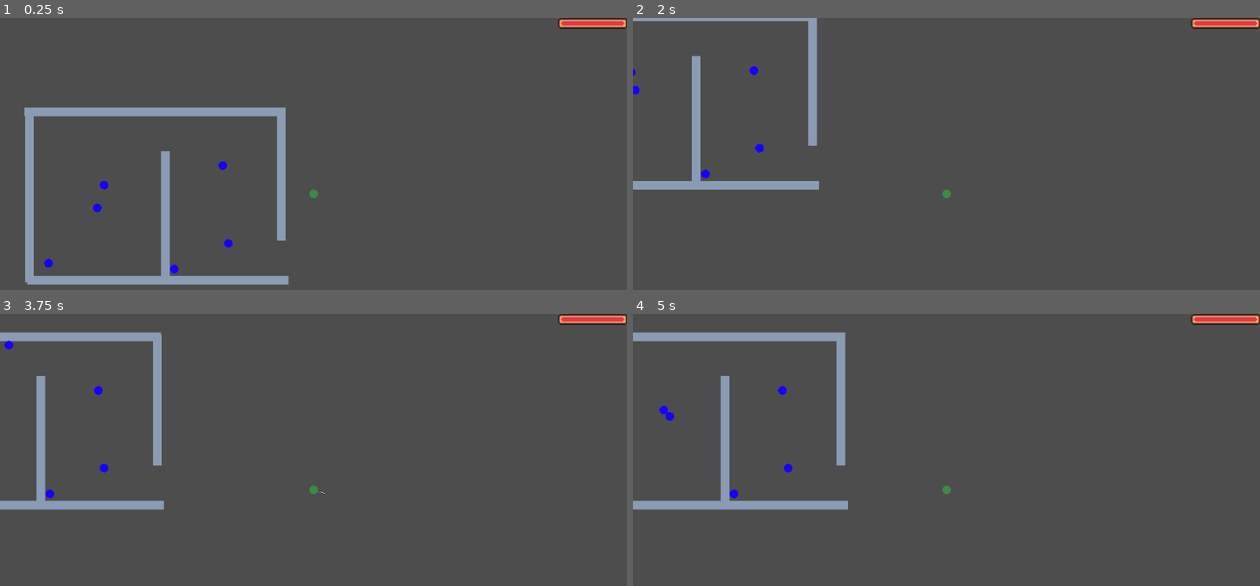
Above: before the commit, frames 1-4 (two rows, left to right).
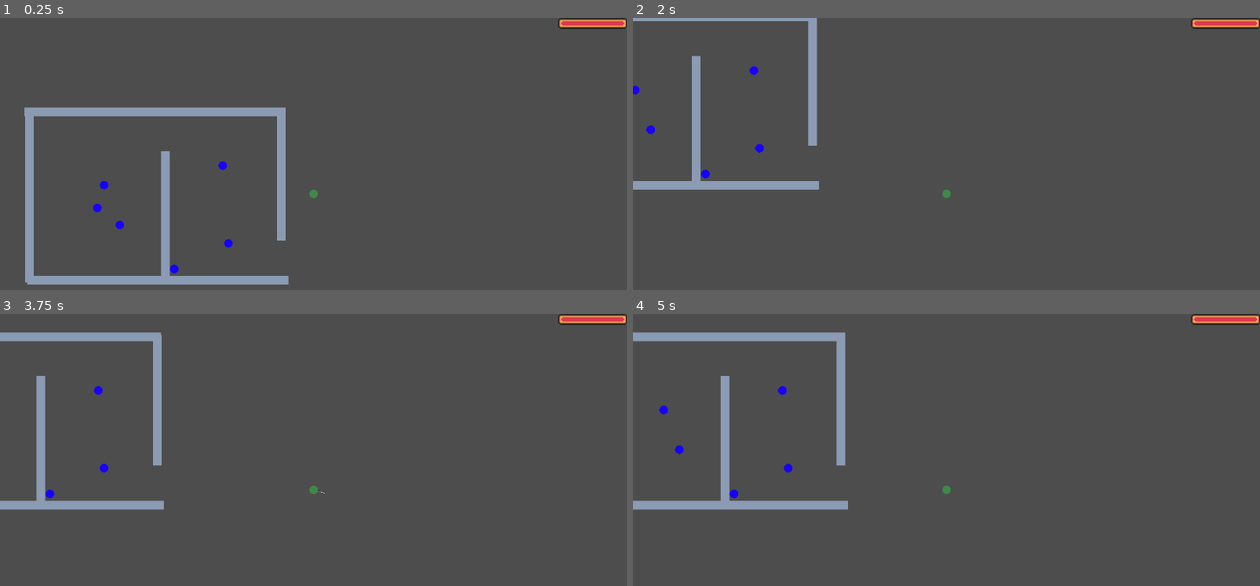
Above: after the commit, the same moments.

Repository: whocares-abt/fast-pace
Game: Godot game, scene res://Scenes/debug_map.tscn
The game is run twice, just before and just after one commit, with the same random seed, the same clock (stepped at 60 frames per second) and the same inputs.
Inputs (mouse positions are in pixels of both pictures, inside the frame that each line leads up to):
- Up to frame 1 (0.25 s): no input
- Up to frame 2 (2 s): move the mouse to (1084, 175) at 0.52 s; hold D (move_right) 0.53-1.28 s; hold Right mouse button (ability) 0.53-1.28 s; move the mouse to (821, 211) at 1.27 s; hold S (move_down) from 1.28 s (still down); click (821, 211) at 1.35 s
- Up to frame 3 (3.75 s): move the mouse to (376, 411) at 2.02 s; release S (move_down) at 2.03 s; hold D (move_right) 2.03-2.78 s; hold Shift (bullet_time) 2.03-2.78 s; move the mouse to (282, 561) at 2.77 s; hold W (move_up) 2.78-3.53 s; right-click (282, 561) at 2.85 s; move the mouse to (501, 542) at 3.52 s; press the mouse at (501, 542) at 3.53 s; hold A (move_left) from 3.53 s (still down)
- Up to frame 4 (5 s): keep holding A (move_left); move the mouse to (758, 436) at 4.27 s; release the mouse at (758, 436) at 4.28 s; tap Shift (bullet_time) at 4.35 s

The runs differ from the first frame. In frame 1, less than 0.1% of the frame differs, in the area x 7-20%, y 74-92%; in frame 2, less than 0.1%; in frame 3, less than 0.1%; in frame 4, less than 0.1%, in the area x 5-9%, y 36-52%.

Commit message:
Debugged enemy patrol
Enemy still had velocity and was moving independently of patrol path thus changing it's position and rotation relative to path

Diff:
--- /dev/null
+++ b/Resources/Patrols/debug_map_patrol_2.tres
@@ -0,0 +1,7 @@
+[gd_resource type="Curve2D" format=3 uid="uid://dxle0d5do3eli"]
+
+[resource]
+_data = {
+"points": PackedVector2Array(0, 0, 0, 0, -593.45013, 334.60486, 0, 0, 0, 0, -598.7112, -228.331, 0, 0, 0, 0, -163.09357, -229.38321, 0, 0, 0, 0, -172.5635, 325.13492, 0, 0, 0, 0, -593.45013, 334.60486)
+}
+point_count = 5
--- a/Scenes/AI/patrol_path.tscn
+++ b/Scenes/AI/patrol_path.tscn
@@ -1,9 +1,20 @@
-[gd_scene load_steps=2 format=3 uid="uid://4lipgn085g6v"]
+[gd_scene load_steps=3 format=3 uid="uid://4lipgn085g6v"]
 
 [ext_resource type="Script" uid="uid://t8njqhiyhehh" path="res://Scripts/AI/patrol_path.gd" id="1_cptgr"]
+[ext_resource type="Curve2D" uid="uid://dxle0d5do3eli" path="res://Resources/Patrols/debug_map_patrol_2.tres" id="1_ndmey"]
 
 [node name="PatrolPath" type="Path2D"]
 scale = Vector2(0.9503747, 0.9503747)
+curve = ExtResource("1_ndmey")
 script = ExtResource("1_cptgr")
 
 [node name="PatrolStart" type="Node2D" parent="."]
+
+[node name="PathFollow2D" type="PathFollow2D" parent="."]
+position = Vector2(-593.71606, 314.7132)
+rotation = -1.5801418
+progress = 19.741707
+h_offset = -0.08
+rotates = false
+
+[node name="Sprite2D" type="Sprite2D" parent="PathFollow2D"]
--- a/Scenes/debug_map.tscn
+++ b/Scenes/debug_map.tscn
@@ -13,12 +13,6 @@
 [sub_resource type="Curve2D" id="Curve2D_60603"]
 _data = {
 "points": PackedVector2Array(0, 0, 0, 0, -65.23743, 336.7093, 0, 0, 0, 0, -62.080776, -219.91325, 0, 0, 0, 0, 284.09845, -225.17433, 0, 0, 0, 0, 284.09845, 334.60486, 0, 0, 0, 0, -65.23743, 336.7093)
-}
-point_count = 5
-
-[sub_resource type="Curve2D" id="Curve2D_ctkch"]
-_data = {
-"points": PackedVector2Array(0, 0, 0, 0, -593.45013, 334.60486, 0, 0, 0, 0, -598.7112, -228.331, 0, 0, 0, 0, -163.09357, -229.38321, 0, 0, 0, 0, -163.09357, 339.86594, 0, 0, 0, 0, -593.45013, 334.60486)
 }
 point_count = 5
 
@@ -67,7 +61,6 @@
 curve = SubResource("Curve2D_60603")
 
 [node name="PatrolPath2" parent="PatrolPaths" instance=ExtResource("6_60603")]
-curve = SubResource("Curve2D_ctkch")
 
 [node name="Enemies" type="Node2D" parent="."]
 
@@ -77,7 +70,7 @@
 patrol_path = NodePath("../../PatrolPaths/PatrolPath2")
 
 [node name="EnemyCharacter2" parent="Enemies" node_paths=PackedStringArray("player") instance=ExtResource("4_6mob1")]
-position = Vector2(-543, 298)
+position = Vector2(-281, 157)
 player = NodePath("../../PlayerCharacter")
 
 [node name="EnemyCharacter3" parent="Enemies" node_paths=PackedStringArray("player") instance=ExtResource("4_6mob1")]
--- a/Scripts/AI/patrol_path.gd
+++ b/Scripts/AI/patrol_path.gd
@@ -16,11 +16,14 @@
 
 func add_new_patroller(node : Node2D, patrol_speed : float):
 	var new_path_follow = create_new_path_follow(patrol_speed)
+
 	node.transform = new_path_follow.transform
+
 	node.reparent(new_path_follow)
 
 func create_new_path_follow(patrol_speed : float):
 	var path_follow = PathFollow2D.new()
+
 	add_child(path_follow)
 
 	path_follow_dict[path_follow] = patrol_speed
@@ -31,6 +34,7 @@
 	remove_child(patrol_path)
 
 func get_start_node():
+	update_patrol_start()
 	return patrol_start
 
 func update_patrol_start():
@@ -38,4 +42,4 @@
 		printerr("No patrol path")
 		return
 
-	patrol_start.position = curve.get_closest_point(Vector2.ZERO)
+	patrol_start.position = curve.get_point_position(0)
--- a/Scripts/Characters/enemy_character.gd
+++ b/Scripts/Characters/enemy_character.gd
@@ -61,7 +61,7 @@
 		nav_to_goal() # Goal is player
 
 func patrol_behaviour():
-	pass
+	velocity = Vector2.ZERO # Depend on patrol path for movement
 
 func return_patrol_behaviour():
 	if (not nav_comp.is_target_reachable()):
@@ -88,7 +88,7 @@
 func switch_to_patrol():
 	current_state = EnemyState.PATROL
 	if (patrol_path == null):
-		printerr("No patrol path for enemy ")
+		printerr("No patrol path for enemy")
 		return
 	patrol_path.add_new_patroller(self, SPEED)
 
Not shown: 1 places in Scenes/debug_map.tscn that only renumber resources
